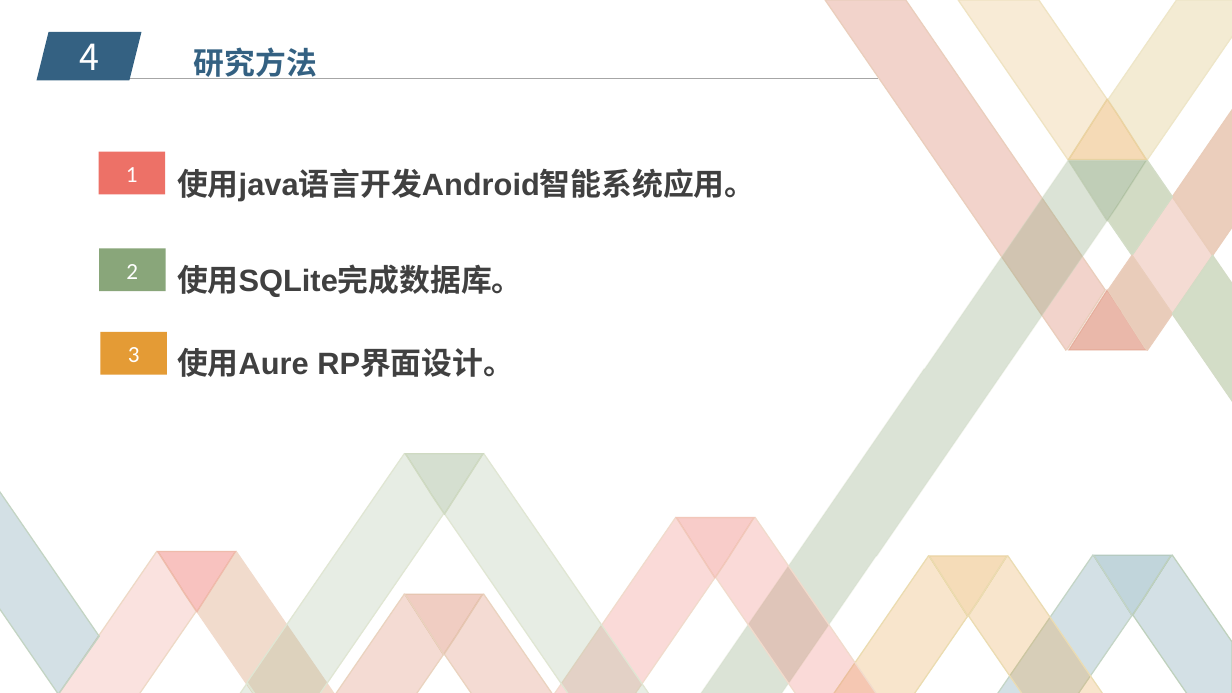
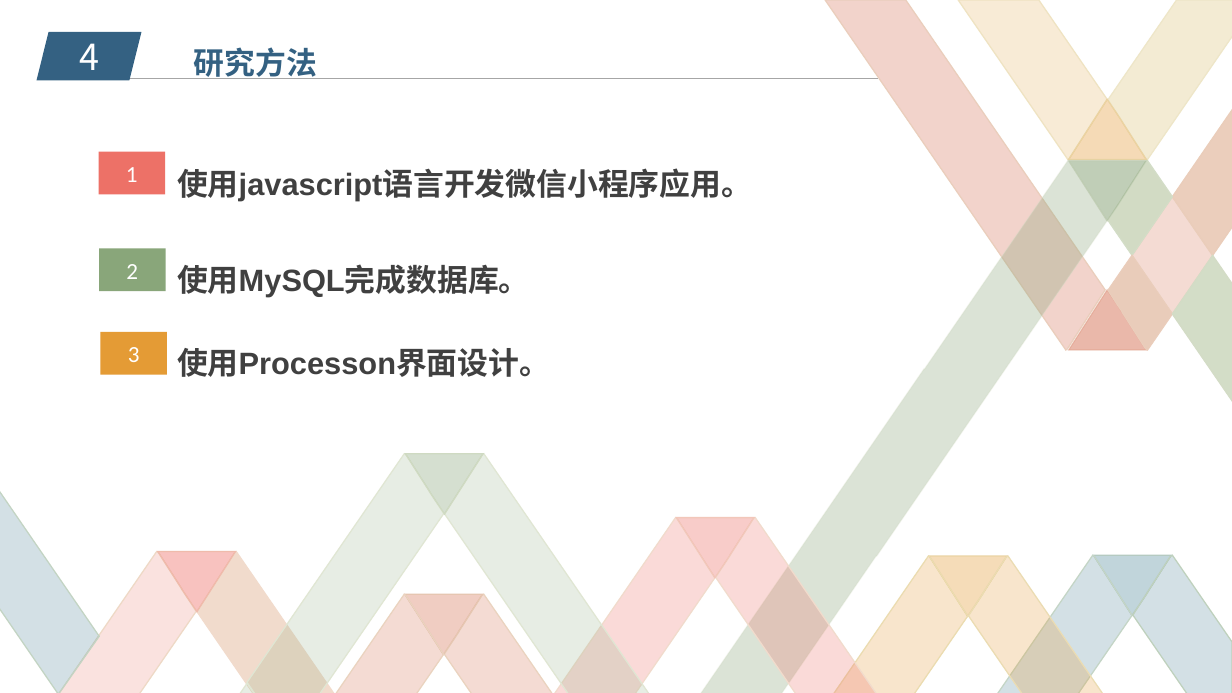
Before and after one commit to zucccxy/project, a slide deck: slide 7 of SE2017秋-G02-项目介绍-招聘系统update.pptx. Drawn at 1232x693 pixels with LibreOffice and Linux fonts; fonts in the diff are those of the drawing; background and template pictures are left out. Boxes give left, top, right and bottom in pixels: in the first picture for what was removed or moved away, otherwise in the second. Text is boxed around its words. In the diff, an @@ line names an element or a change of style, - is before the commit and + after.

```diff
--- a/SE2017秋-G02-项目介绍-招聘系统update.pptx
+++ b/SE2017秋-G02-项目介绍-招聘系统update.pptx
@@ text at (177, 168, 752, 202): text changed @@
-使用java语言开发Android智能系统应用。
+使用javascript语言开发微信小程序应用。
@@ text at (177, 264, 530, 298): text changed @@
-使用SQLite完成数据库。
+使用MySQL完成数据库。
@@ text at (177, 348, 550, 377): text changed @@
-使用Aure RP界面设计。
+使用Processon界面设计。
```
Also in this commit, not shown: 4 other slides changed, 9 other files.
